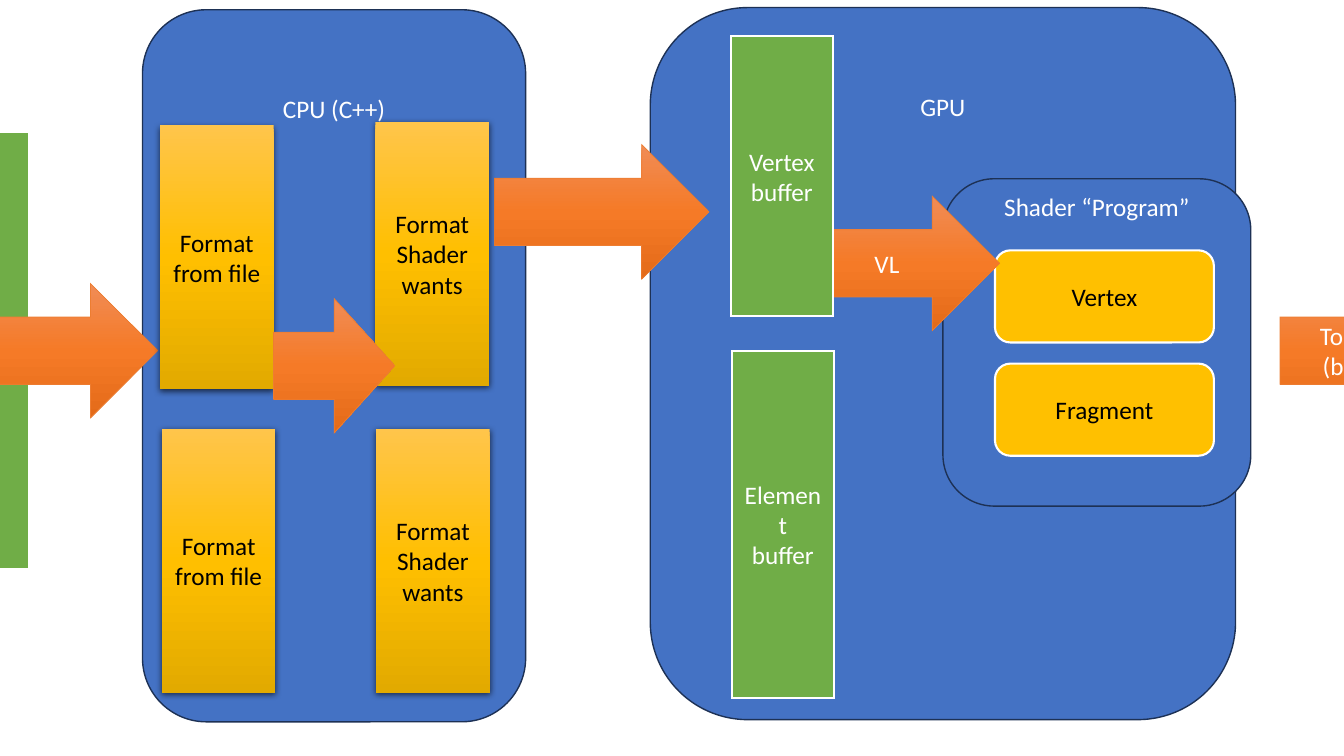
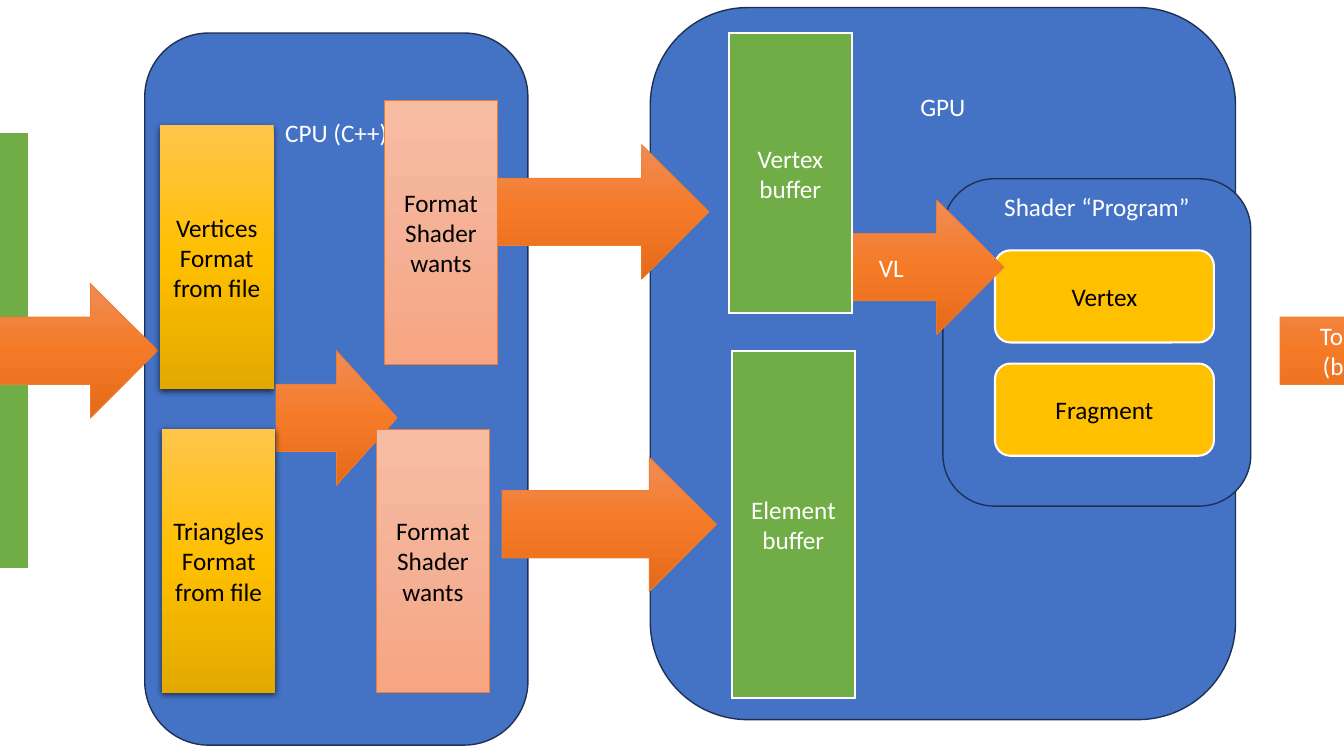
Before and after one commit to FeeneyCodes/INFO-3111--01-01PT--26S, a slide deck: slide 7 of Lectures/Day_02/Pipeline.pptx (slide 5 before the commit). Drawn at 1344x756 pixels with LibreOffice and Linux fonts; fonts in the diff are those of the drawing. Boxes give left, top, right and bottom in pixels: in the first picture for what was removed or moved away, otherwise in the second. Text is boxed around its words. In the diff, an @@ line names an element or a change of style, - is before the commit and + after.

```diff
--- a/Lectures/Day_02/Pipeline.pptx
+++ b/Lectures/Day_02/Pipeline.pptx
@@ rounded rectangle "CPU (C++)": place and size @@
-rounded rectangle "CPU (C++)" at box(142, 10, 525, 722)
+rounded rectangle "CPU (C++)" at box(145, 33, 528, 745)
@@ rectangle "Vertex": place and size @@
-rectangle "Vertex" at box(731, 36, 834, 317)
+rectangle "Vertex" at box(729, 33, 853, 314)
@@ rectangle "Format Shader wants" at box(384, 101, 498, 365): fill gradient #FFC64B to #FFC000 to #E3AB00 to gradient #F7BDA5 to #F5B196 to #F8A582; outline none to #ED7D31 0.5 pt; shadow off @@
@@ rectangle "Format Shader wants": place and size @@
-rectangle "Format Shader wants" at box(375, 122, 489, 386)
+rectangle "Format Shader wants" at box(384, 101, 498, 365)
@@ right arrow "VL": place and size @@
-right arrow "VL" at box(827, 197, 999, 331)
+right arrow "VL" at box(832, 200, 1004, 334)
@@ text in rectangle at box(176, 219, 257, 238): paragraph added @@
+Vertices
@@ right arrow: place and size @@
-right arrow at box(273, 298, 394, 433)
+right arrow at box(276, 351, 397, 485)
@@ rectangle "Element": place and size @@
-rectangle "Element" at box(732, 351, 835, 699)
+rectangle "Element" at box(732, 351, 856, 699)
@@ rectangle "Format Shader wants" at box(376, 430, 490, 694): fill gradient #FFC64B to #FFC000 to #E3AB00 to gradient #F7BDA5 to #F5B196 to #F8A582; outline none to #ED7D31 0.5 pt; shadow off @@
@@ right arrow added at box(502, 457, 717, 591), fill gradient #F18C57 to #F67B28 to #E56C19, outline #ED7D31 0.5 pt @@
@@ text in rectangle at box(173, 522, 264, 545): paragraph added @@
+Triangles
```
Also in this commit, not shown: 2 other slides changed, 3 slides added, 13 other files.
